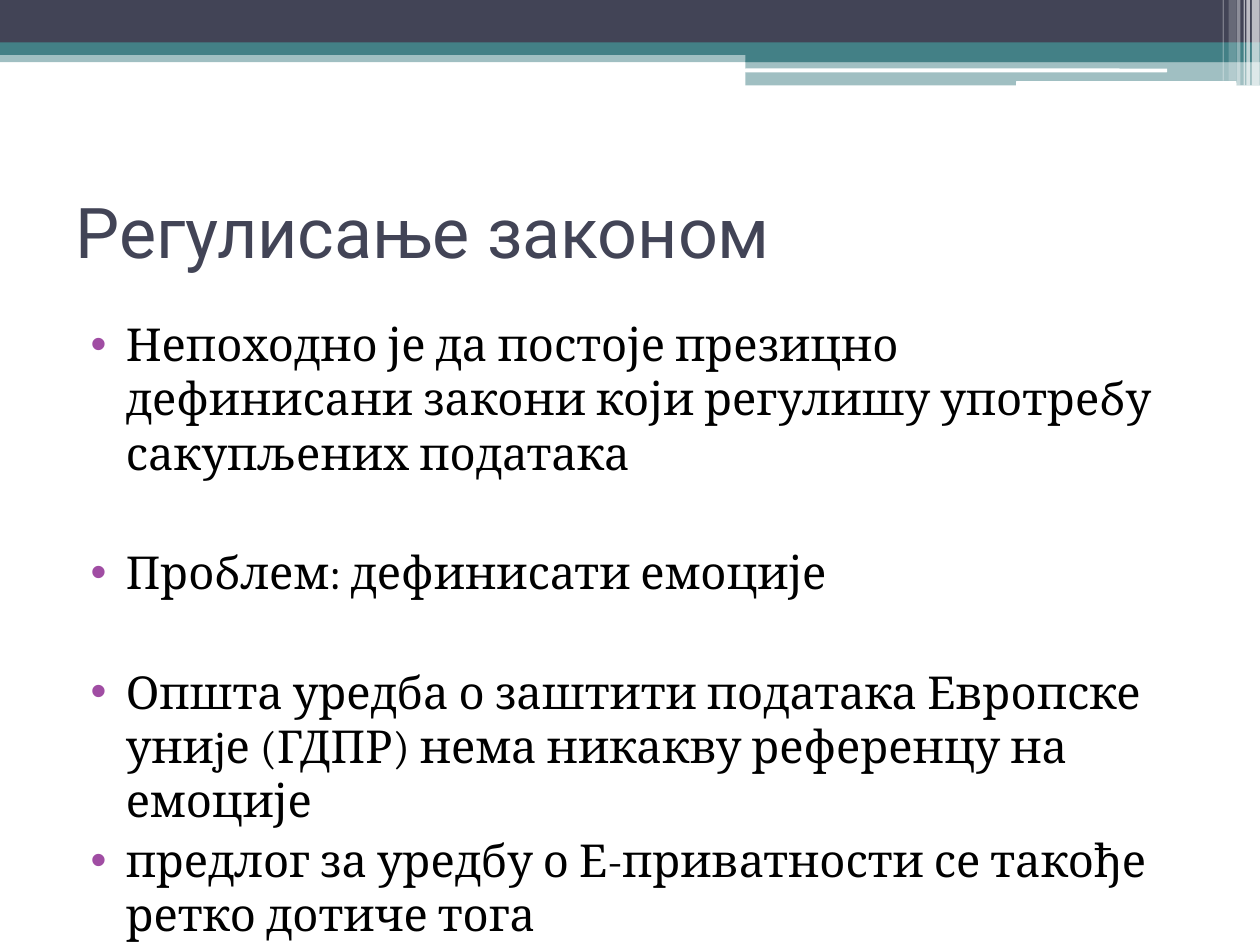
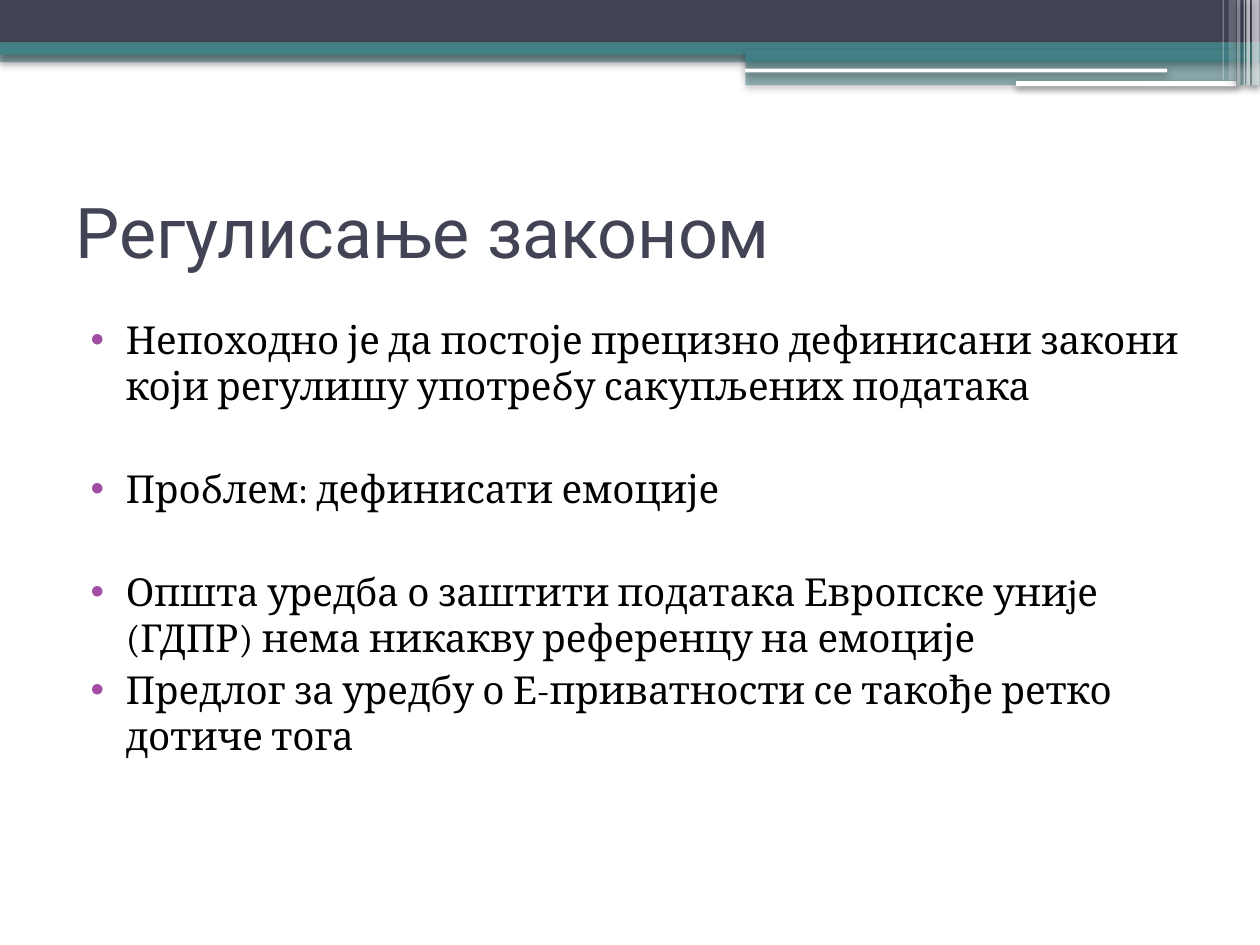
Before and after one commit to vukvuk21/RID, a slide deck: slide 9 of rid_2022_seminarski/mi17127_Milic_Jovan/predavanje_2/prezentacija_original.pptx. Drawn at 1260x945 pixels with LibreOffice and Linux fonts; fonts in the diff are those of the drawing. Boxes give left, top, right and bottom in pixels: in the first picture for what was removed or moved away, otherwise in the second. Text is boxed around its words. In the diff, an @@ line names an element or a change of style, - is before the commit and + after.

```diff
--- a/rid_2022_seminarski/mi17127_Milic_Jovan/predavanje_2/prezentacija_original.pptx
+++ b/rid_2022_seminarski/mi17127_Milic_Jovan/predavanje_2/prezentacija_original.pptx
@@ shadow on in 13 elements at (x1=0, y1=50, x2=1260, y2=62), (x1=0, y1=0, x2=1260, y2=43), (x1=0, y1=43, x2=1260, y2=55), (x1=746, y1=49, x2=1260, y2=62), (x1=746, y1=60, x2=1260, y2=86), (x1=745, y1=68, x2=1167, y2=72), (x1=1016, y1=81, x2=1236, y2=86), (x1=1252, y1=0, x2=1260, y2=86), (x1=1246, y1=0, x2=1250, y2=86), (x1=1244, y1=0, x2=1245, y2=86), (x1=1237, y1=0, x2=1241, y2=86), (x1=1228, y1=0, x2=1236, y2=81), (x1=1222, y1=0, x2=1223, y2=81) @@
@@ text at (x1=126, y1=324, x2=1178, y2=410): text changed; size 25.9 to 22 pt @@
-• Непоходно је да постоје презицно дефинисани закони који регулишу употребу сакупљених података
+• Непоходно је да постоје прецизно дефинисани закони који регулишу употребу сакупљених података
@@ text at (x1=126, y1=473, x2=985, y2=662): size 25.9 to 22 pt in "Проблем: дефинисати емоције", "Општа уредба о заштити података Европске униjе ..." @@
@@ text at (x1=126, y1=674, x2=1112, y2=758): text changed; size 25.9 to 22 pt @@
-• предлог за уредбу о Е-приватности се такође ретко дотиче тога
+• Предлог за уредбу о Е-приватности се такође ретко дотиче тога
```
Also in this commit, not shown: 17 other slides changed, 1 other file.
